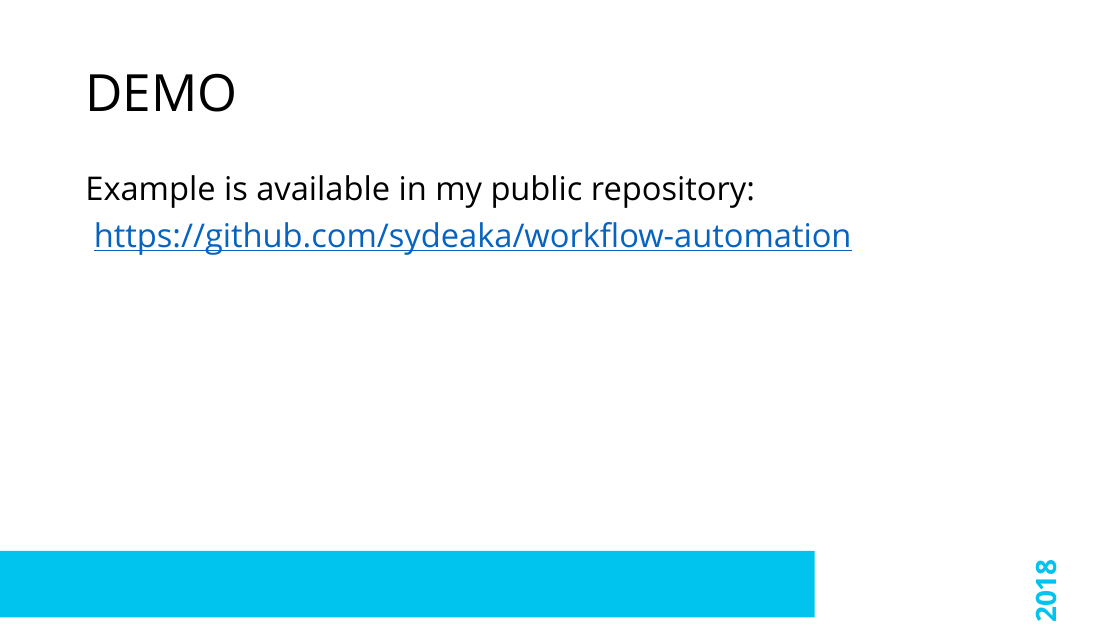
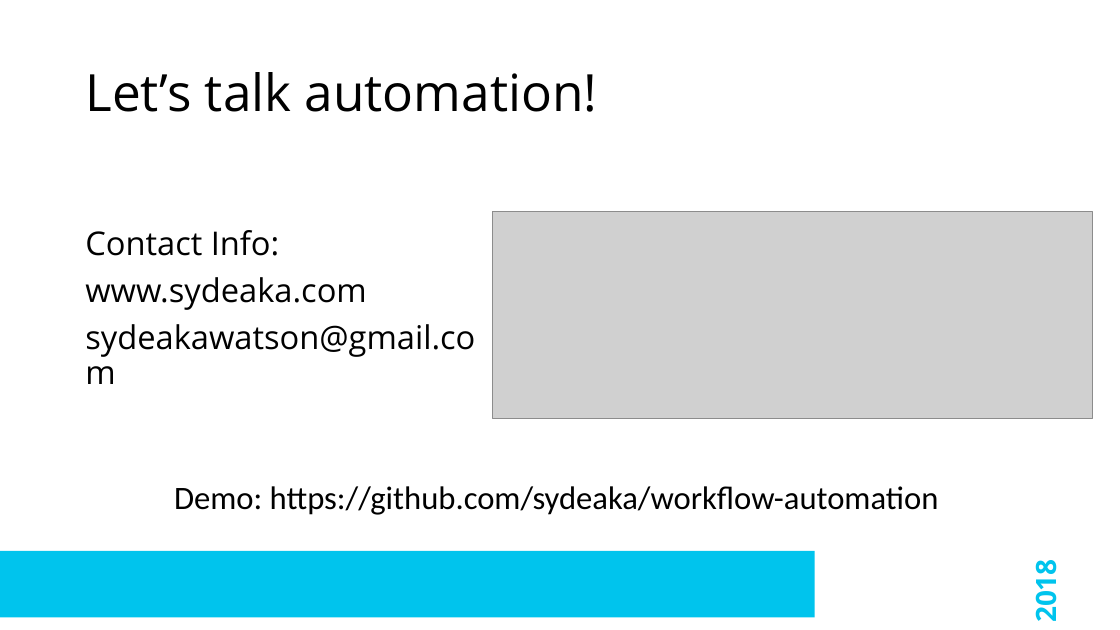
Before and after one commit to sydeaka/workflow-automation, a slide deck: slide 15 of slides/Sydeaka_Watson_EARL_2018_Workflow_Automation.pptx (slide 11 before the commit). Drawn at 1120x630 pixels with LibreOffice and Linux fonts; fonts in the diff are those of the drawing; grey boxes stand for pictures; background and template pictures are left out. Boxes give left, top, right and bottom in pixels: in the first picture for what was removed or moved away, otherwise in the second. Text is boxed around its words. In the diff, an @@ line names an element or a change of style, - is before the commit and + after.

```diff
--- a/slides/Sydeaka_Watson_EARL_2018_Workflow_Automation.pptx
+++ b/slides/Sydeaka_Watson_EARL_2018_Workflow_Automation.pptx
@@ title at [85,72,598,112]: text changed @@
-DEMO
+Let’s talk automation!
@@ text at [85,230,475,357]: text changed; text colour #0563C1 to #000000 @@
-Example is available in my public repository:
-https://github.com/sydeaka/workflow-automation
+Contact Info:
+www.sydeaka.com
+sydeakawatson@gmail.com
@@ picture added at [492,212,1093,418] @@
@@ text added at [174,486,939,515], 28 pt, text #000000 @@
+Demo: https://github.com/sydeaka/workflow-automation
```
Also in this commit, not shown: 1 other slide changed, 3 slides added, 1 slide removed, 7 other files.
